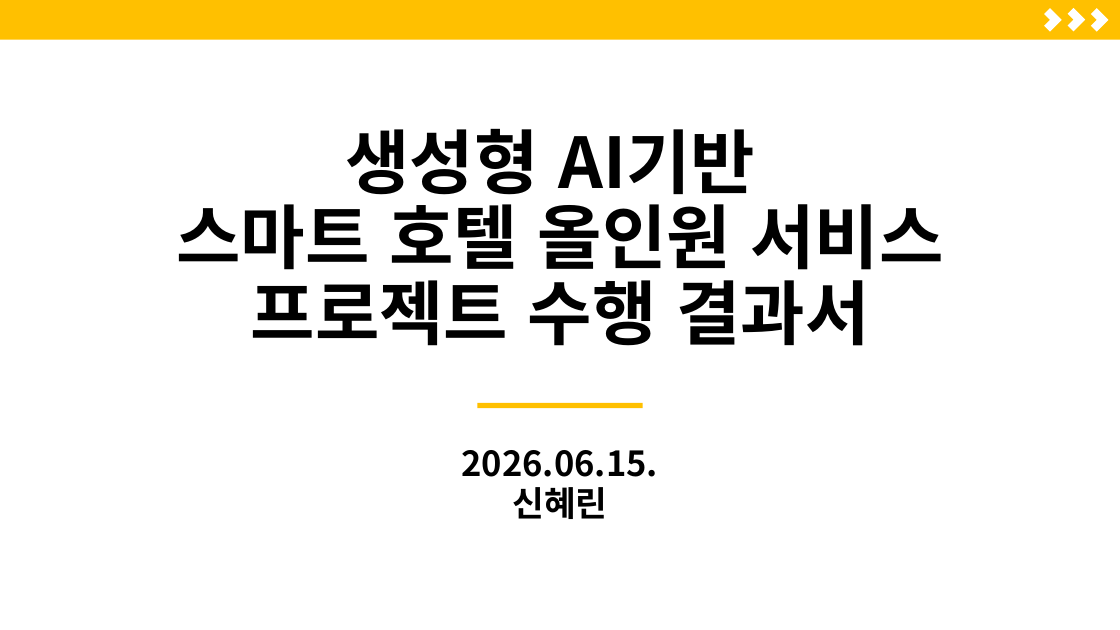
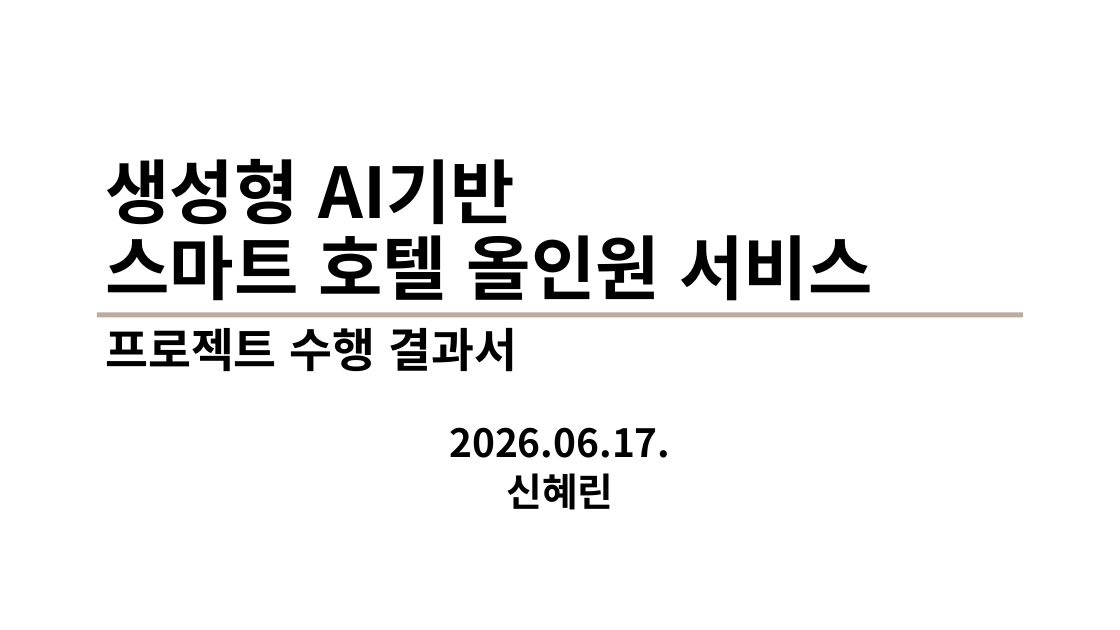
Before and after one commit to ShinHyerin/Hotel-Service-Optimization-AI, a slide deck: slide 1 of presentation/포트폴리오_신혜린.pptx. Drawn at 1120x630 pixels with LibreOffice and Linux fonts; fonts in the diff are those of the drawing. Boxes give left, top, right and bottom in pixels: in the first picture for what was removed or moved away, otherwise in the second. Text is boxed around its words. In the diff, an @@ line names an element or a change of style, - is before the commit and + after.

Commit message:
Design: Update PowerPoint presentation template and slide layouts

```diff
--- a/presentation/포트폴리오_신혜린.pptx
+++ b/presentation/포트폴리오_신혜린.pptx
@@ rectangle removed at [0, 0, 1120, 39] @@
@@ corner removed at [1038, 8, 1062, 32] @@
@@ corner removed at [1062, 8, 1086, 32] @@
@@ corner removed at [1085, 8, 1109, 32] @@
@@ title "생성형 AI기반 스마트 호텔 올인원 ...": place and size @@
-title "생성형 AI기반 스마트 호텔 올인원 ..." at [176, 128, 943, 346]
+title "생성형 AI기반 스마트 호텔 올인원 ..." at [105, 158, 872, 372]
@@ title "생성형 AI기반 스마트 호텔 올인원 ..." at [105, 158, 872, 372]: size 60 to 40 pt in "프로젝트 수행 결과서"; alignment centre to left @@
@@ rectangle: place and size @@
-rectangle at [477, 403, 643, 408]
+rectangle at [97, 313, 1023, 318]
@@ rectangle at [97, 313, 1023, 318]: fill #FFC000 to #BAAD9D @@
@@ subtitle "2026.06.17.": place and size @@
-subtitle "2026.06.17." at [461, 450, 658, 519]
+subtitle "2026.06.17." at [449, 427, 670, 510]
@@ subtitle "2026.06.17." at [449, 427, 670, 510]: vertical alignment top to middle @@
@@ subtitle at [449, 427, 670, 458]: text changed; size 29.6 to 33.3 pt @@
-2026.06.15.
+2026.06.17.
@@ subtitle at [506, 473, 613, 510]: size 29.6 to 33.3 pt in "신혜린"; line spacing 0.7 to 0.8 @@
```
Also in this commit, not shown: 14 other slides changed, 10 slides added, 1 slide removed.
